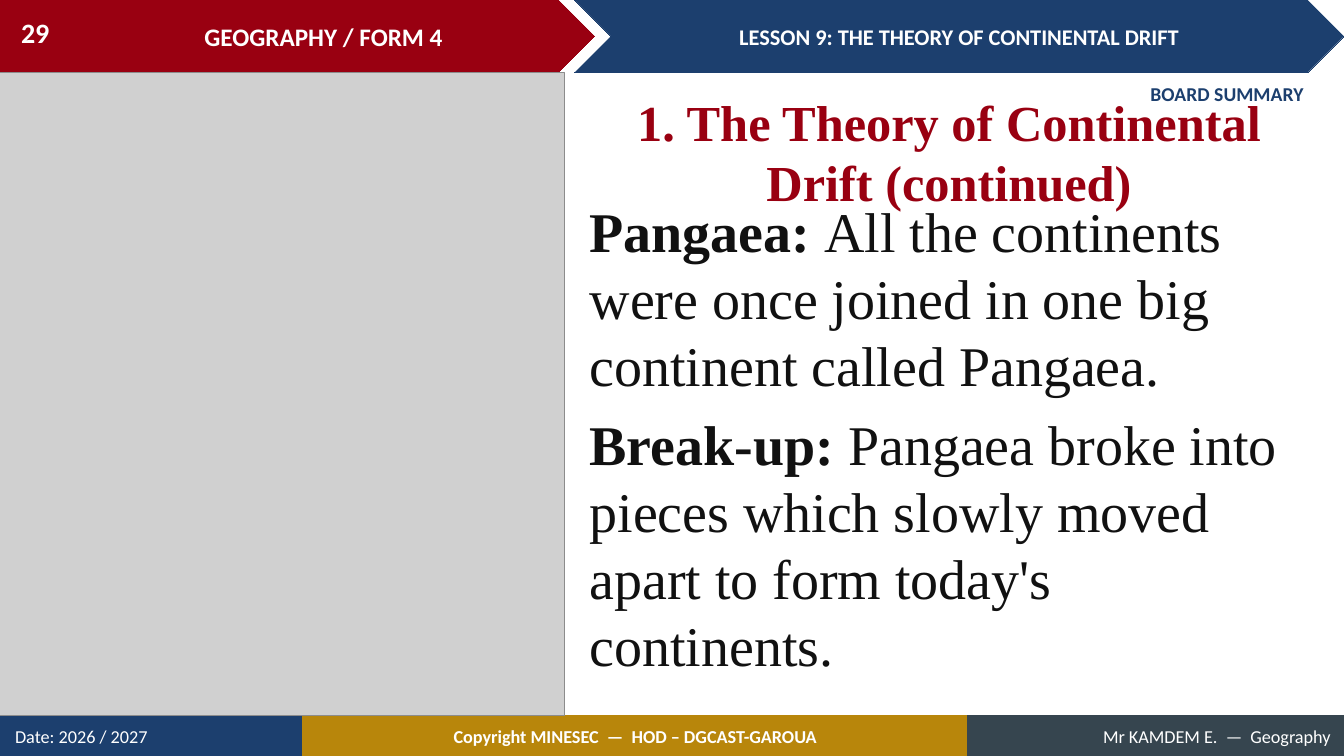
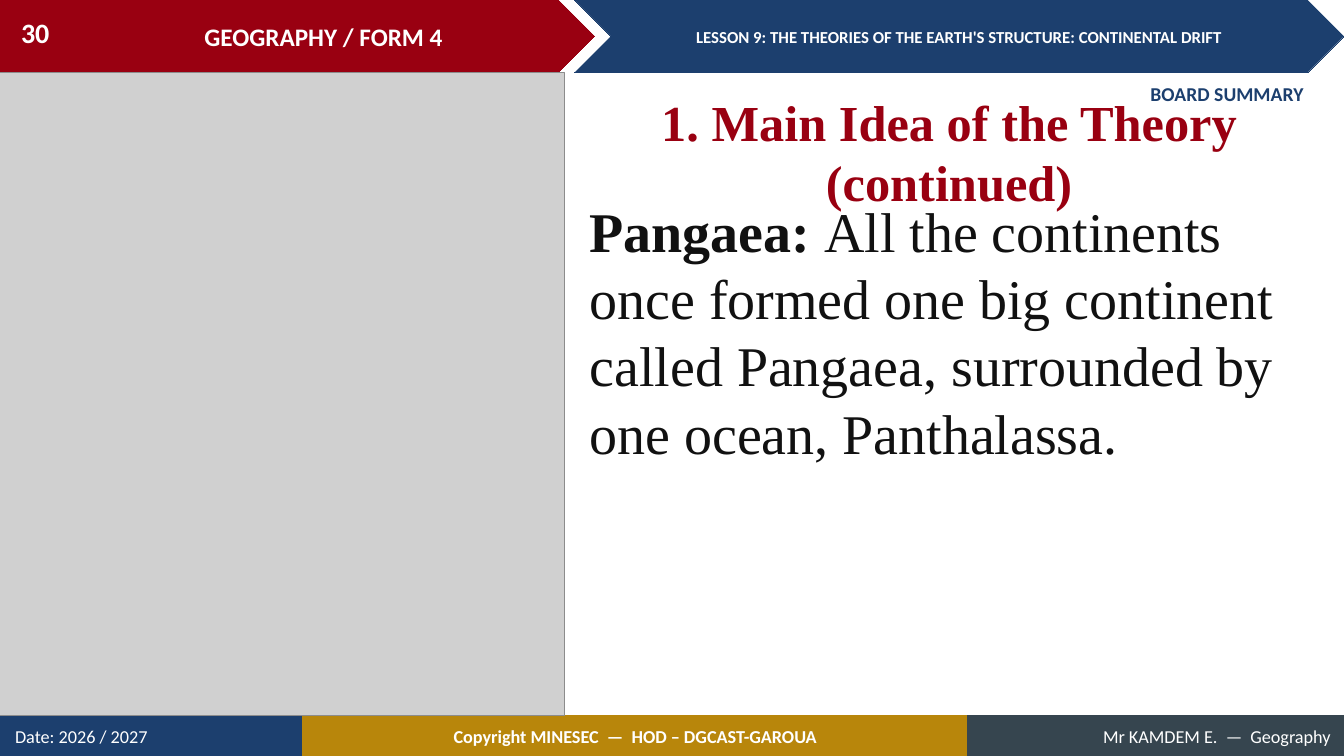
Before and after one commit to Berthautk/linea-github, a slide deck: slide 30 of lecons/F3/12_FORM4_LESSON09_Continental_Drift.pptx (slide 29 before the commit). Drawn at 1344x756 pixels with LibreOffice and Linux fonts; fonts in the diff are those of the drawing; grey boxes stand for pictures. Boxes give left, top, right and bottom in pixels: in the first picture for what was removed or moved away, otherwise in the second. Text is boxed around its words. In the diff, an @@ line names an element or a change of style, - is before the commit and + after.

```diff
--- a/lecons/F3/12_FORM4_LESSON09_Continental_Drift.pptx
+++ b/lecons/F3/12_FORM4_LESSON09_Continental_Drift.pptx
@@ page number at (21,24,49,44): text changed @@
-29
+30
@@ text in chevron at (696,31,1221,43): text changed; size 16 to 12 pt @@
-LESSON 9: THE THEORY OF CONTINENTAL DRIFT
+LESSON 9: THE THEORIES OF THE EARTH'S STRUCTURE: CONTINENTAL DRIFT
@@ text at (661,105,1237,212): text changed @@
-1. The Theory of Continental Drift (continued)
+1. Main Idea of the Theory (continued)
@@ text at (590,209,1273,463): text changed @@
-Pangaea: All the continents were once joined in one big continent called Pangaea.
-Break-up: Pangaea broke into pieces which slowly moved apart to form today's continents.
+Pangaea: All the continents once formed one big continent called Pangaea, surrounded by one ocean, Panthalassa.
```
Also in this commit, not shown: 42 other slides changed, 6 slides added, 2 slides removed, 15 other files.
